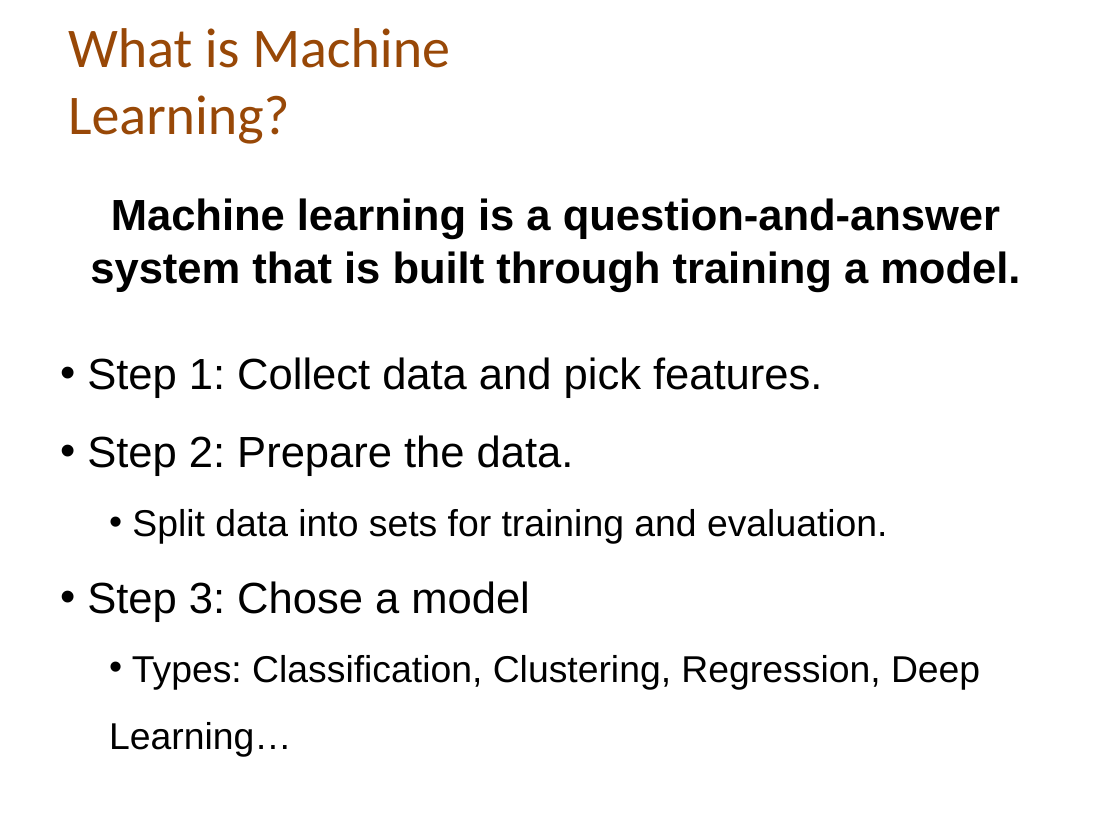
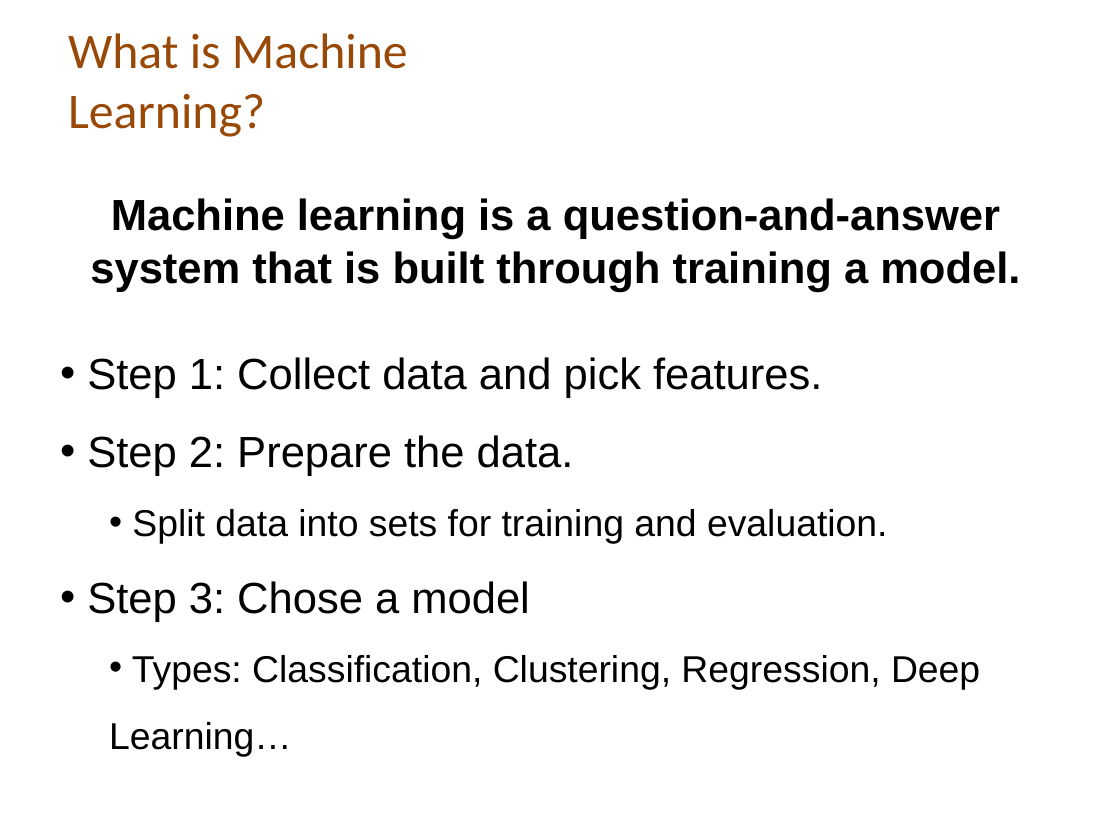
Before and after one commit to dsalisbury1141/Predicting-Loan-Eligibility-Machine-Learning, a slide deck: slide 2 of Machine_Learning_Presentation.pptx. Drawn at 1120x840 pixels with LibreOffice and Linux fonts; fonts in the diff are those of the drawing; background and template pictures are left out. Boxes give left, top, right and bottom in pixels: in the first picture for what was removed or moved away, otherwise in the second. Text is boxed around its words. In the diff, an @@ line names an element or a change of style, - is before the commit and + after.

```diff
--- a/Machine_Learning_Presentation.pptx
+++ b/Machine_Learning_Presentation.pptx
@@ title "What is Machine Learning?" at [68,33,408,137]: size 36 to 32 pt @@
```
Also in this commit, not shown: 5 other slides changed.
